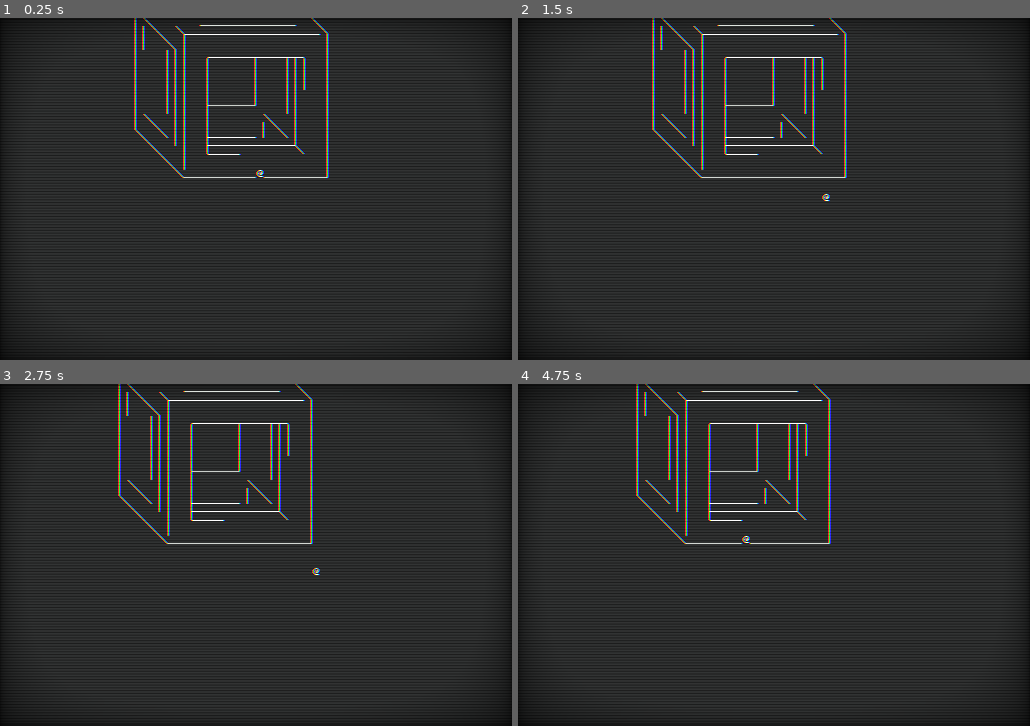
Above: before the commit, frames 1-4 (two rows, left to right).
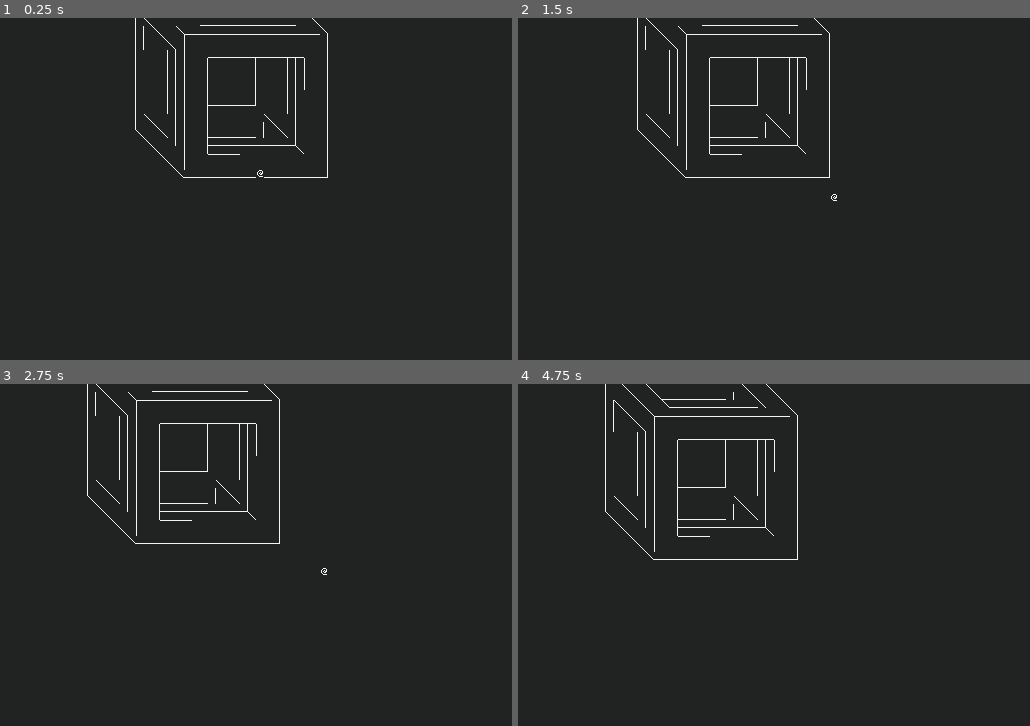
Above: after the commit, the same moments.

Repository: microaeris/ggj-2021
Game: Godot game, scene res://scenes/main.tscn
The game is run twice, just before and just after one commit, with the same random seed, the same clock (stepped at 60 frames per second) and the same inputs.
Inputs:
- Up to frame 1 (0.25 s): no input
- Up to frame 2 (1.5 s): tap Enter (ui_accept) at 0.5 s; hold Right (ui_right) 0.53-1.28 s; hold J (grab) 0.53-1.28 s; tap Space (jump) at 0.77 s; hold Down (ui_down) from 1.28 s (still down); tap J (grab) at 1.35 s
- Up to frame 3 (2.75 s): tap Space (jump) at 1.52 s; tap Enter (ui_accept) at 2 s; release Down (ui_down) at 2.03 s; hold Right (ui_right) from 2.03 s (still down); hold J (grab) from 2.03 s (still down)
- Up to frame 4 (4.75 s): release Right (ui_right) at 2.78 s; release J (grab) at 2.78 s; hold Up (ui_up) 2.78-3.53 s; tap J (grab) at 2.85, 4.35 s; tap Space (jump) at 3.02, 3.77, 4.52 s; tap Enter (ui_accept) at 3.5, 4.25 s; hold J (grab) 3.53-4.28 s; hold Left (ui_left) from 3.53 s (still down)

The runs differ from the first frame. In frame 1, 2.0% of the frame differs, in the area x 0-100%, y 0-100%; in frame 2, 2.7%; in frame 3, 2.7%; in frame 4, 3.2%.

Commit message:
Moved screen update to _draw and everything is much smoother

Diff:
--- a/scenes/main.tscn
+++ b/scenes/main.tscn
@@ -100,6 +100,7 @@
 }
 
 [node name="CRTShader" type="TextureRect" parent="."]
+visible = false
 material = SubResource( 1 )
 anchor_right = 1.0
 anchor_bottom = 1.0
--- a/scripts/char_map.gd
+++ b/scripts/char_map.gd
@@ -107,7 +107,7 @@
 	pos.y *= VOXEL_DEPTH
 	pos.x *= VOXEL_WIDTH
 	pos.z *= VOXEL_HEIGHT
-	assert(is_valid_pos(pos))
+	# assert(is_valid_pos(pos))  # was causing processing spikes since this function is called so frequently. TODO: Add assert that is disabled in prod
 	return pos
 
 
--- a/scripts/map.gd
+++ b/scripts/map.gd
@@ -4,7 +4,7 @@
 # Maps, because too lazy to parse from file
 #const MAP_1_DATA = [[[0, 0, 0, 0, 0, 0, 0, 0], [0, 0, 0, 0, 0, 0, 0, 0], [0, 0, 0, 0, 0, 0, 0, 0], [0, 181, 181, 181,  …(689 unchanged characters)…
 # Level 1 map. This map is taken from PushMo
-#const MAP_1_DATA = [[[0, 181, 181, 181,  …(985 unchanged characters)…
+# const MAP_1_DATA = [[[0, 181, 181, 181,  …(985 unchanged characters)…
 # Cut out cube
 const MAP_1_DATA = [[[0, 0, 0, 0, 0, 0, 0, 0, 0, 0, 0, 0, 0, 0, 0, 0, 0, 0, 0, 0], [0, 0, 0, 0, 0, 0, 0, 0, 0, 0, 0, 0, …(13992 unchanged characters)…
 #var MAP_1_DATA: Array = [  # 3D array of bools. If >0, it means a vowel exists there.
@@ -324,8 +324,9 @@
 	"""
 	Chooses a starting position for the player on the currently loaded map.
 	"""
-	# FIXME - Jordan's map system should pass in a point of interest defining the player's starting position. Don't hard code this position!!
+	# FIXME - map system should pass in a point of interest defining the player's starting position. Don't hard code this position!!
 	assert(player_node.set_pos_voxel_coord(Vector3(5, 10, 0)))
+	# assert(player_node.set_pos_voxel_coord(Vector3(4, 4, 0)))
 
 
 func set_map(map_arr):
@@ -376,9 +377,9 @@
 
 
 func is_valid_pos(pos: Vector3) -> bool:
-	return ((pos.z >= 0) && (pos.z < len(map))) \
-		&& ((pos.y >= 0) && (pos.y < len(map[0]))) \
-		&& ((pos.x >= 0) && (pos.x < len(map[0][0])))
+	return ((pos.z >= 0) and (pos.z < len(map))) \
+		and ((pos.y >= 0) and (pos.y < len(map[0]))) \
+		and ((pos.x >= 0) and (pos.x < len(map[0][0])))
 
 
 func voxel_exists_at_pos(pos: Vector3) -> bool:
--- a/scripts/player.gd
+++ b/scripts/player.gd
@@ -34,6 +34,9 @@
 onready var map_node = $"../Renderer/Map"
 onready var renderer_node = $"../Renderer"
 
+# Store the previous player pos in this frame.
+# The player may not have moved.
+var old_pos: Vector3 = Vector3(0,0,0)
 
 ## Builtin Callbacks
 
@@ -42,22 +45,27 @@
 
 
 func _process(delta):
-	var old_pos: Vector3 = player_pos
+	old_pos = player_pos
 	handle_jump_and_fall(false, delta)
 
-	# if up_pressed or down_pressed or left_pressed or right_pressed:
-	# 	wasd_press_delta += delta
-	# 	if wasd_press_delta >= BUTTON_WAIT_MS:
-	# 		wasd_press_delta -= BUTTON_WAIT_MS
-	# 		wasd_press_delta = max(0, wasd_press_delta)
-	# 		handle_wasd_input()
-
-	handle_player_moved(old_pos)  # Draws screen and stuff
+	if up_pressed or down_pressed or left_pressed or right_pressed:
+		wasd_press_delta += delta
+		if wasd_press_delta >= BUTTON_WAIT_MS:
+			wasd_press_delta -= BUTTON_WAIT_MS
+			wasd_press_delta = max(0, wasd_press_delta)
+			handle_wasd_input()
+
+	update()
+
+
+func _draw():
+	# Draws screen and stuff
+	handle_player_moved()
 
 
 func _input(event):
 	var handled: bool = false
-	var old_pos: Vector3 = player_pos
+	old_pos = player_pos
 
 	if event.is_action_pressed("ui_up"):
 		up_pressed = true
@@ -105,13 +113,13 @@
 	if handled:
 		get_tree().set_input_as_handled()
 		handle_wasd_input()
-		handle_player_moved(old_pos)
+		handle_player_moved()
 
 
 ##
 
 
-func handle_player_moved(old_pos: Vector3):
+func handle_player_moved():
 	if old_pos != player_pos:
 		renderer_node.clear_screen_buffer()
 		camera_node.update_camera_position()
